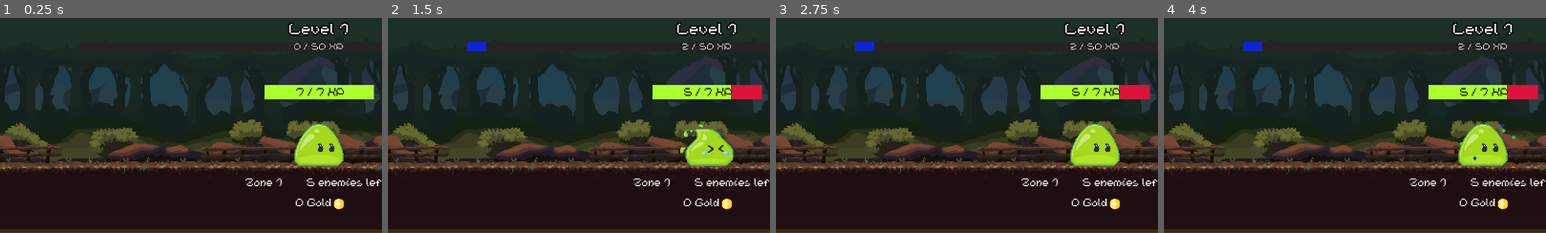
Above: before the commit, frames 1-4 (left to right).
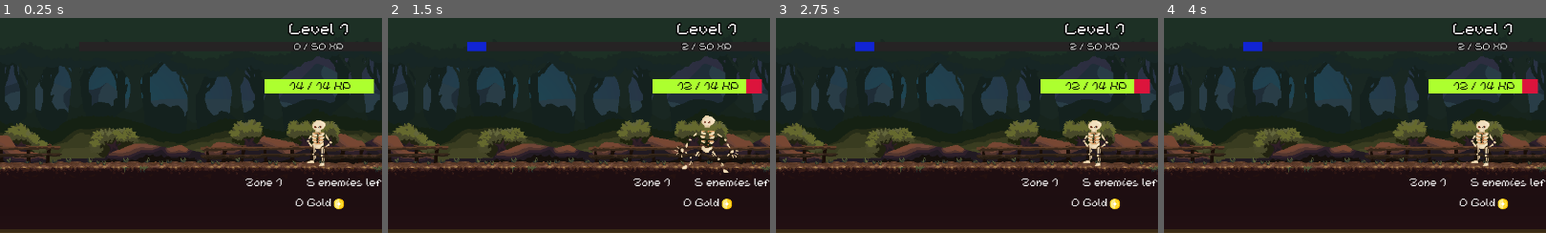
Above: after the commit, the same moments.

Repository: TTTaevas/SwordVenture
Game: Godot game, scene res://scenes/game.tscn
Same seed, same stepped clock (60 frames per second), same inputs: the game is played once before the commit and once after it.
Inputs (mouse positions are % of the whole screen's width and height, from its top left):
- Up to frame 1 (0.25 s): no input
- Up to frame 2 (1.5 s): tap Enter at 0.5 s; move the mouse to (50, 30) at 0.52 s; click (50, 30) at 0.67 s; tap Space at 1.25 s; move the mouse to (30, 55) at 1.27 s; click (30, 55) at 1.42 s
- Up to frame 3 (2.75 s): tap Enter at 2 s; move the mouse to (60, 28) at 2.02 s; click (60, 28) at 2.17 s
- Up to frame 4 (4 s): tap Space at 2.75 s; move the mouse to (45, 70) at 2.77 s; click (45, 70) at 2.92 s; tap Enter at 3.5 s; move the mouse to (80, 65) at 3.52 s; click (80, 65) at 3.67 s
The pictures show only the part of the screen within x 8-58%, y 0-50%; the shares and areas given below are measured in that part.

The runs differ from the first frame. In frame 1, 3.8% of the frame differs, in the area x 69-98%, y 28-69%; in frame 2, 4.0%; in frame 3, 3.9%; in frame 4, 4.0%.

Commit message:
adjustments thanks to amayuii's feedback

Diff:
--- a/scenes/bottom/category.gd
+++ b/scenes/bottom/category.gd
@@ -13,7 +13,9 @@
 		]
 	elif category == "scrolls":
 		var scrolls = find_children("Item*", "", true, false)
-		var levels = scrolls.reduce(func(a, b): return b.level + a.level)
+		var levels = 0
+		for scroll in scrolls:
+			levels += scroll.level
 		scrolls.sort_custom(func(a, b): return b.level < a.level)
 		var s = scrolls[0]
 		$Container/VContainer/Stats.text = "%s
--- a/scenes/bottom/item.gd
+++ b/scenes/bottom/item.gd
@@ -55,21 +55,21 @@
 		$Equip.hide()
 
 	if level < 1:
-		$Price.text = "Buy: %s" % price
+		$Price.text = "Buy: %s" % PlayerVariables.displayNumber(price)
 		if category == "swords":
-			$Stats.text = "Once equipped, it is able to deal %s damage per second!" % dps
+			$Stats.text = "Once equipped, it is able to deal %s damage per second!" % PlayerVariables.displayNumber(dps)
 		else:
 			$Stats.text = ""
 	else:
 		if category == "swords":
 			$Equip.show()
-			$Price.text = "Upgrade: %s" % price
+			$Price.text = "Upgrade: %s" % PlayerVariables.displayNumber(price)
 			$Stats.text = "Does %s dps, will do %s if you upgrade it! Requires Level %s." % [current_dps, dps, (level * level_multi) + 1]
 		elif category == "potions":
-			$Price.text = "New price: %s" % price
+			$Price.text = "New price: %s" % PlayerVariables.displayNumber(price)
 			$Stats.text = "%s left!" % translate_time(duration_left)
 		else:
-			$Price.text = "Buy: %s" % price
+			$Price.text = "Buy: %s" % PlayerVariables.displayNumber(price)
 
 	$Name.position.x = (size.x / 2) - ($Name.size.x / 2)
 	var gs_width = $GoldSprite.texture.get_width() * $GoldSprite.scale.x
--- a/scenes/bottom_screen.gd
+++ b/scenes/bottom_screen.gd
@@ -17,16 +17,28 @@
 	"i_description": "Shines like blood. Is it even made with Ruby?"},
 	{"category": "swords", "price": 3000, "dps": 60, "level_multi": 5, "i_name": "Fire Sword",
 	"i_description": "A magical sword made of fire. Useful to cook some skeletons."},
-	{"category": "swords", "price": 12000, "dps": 150, "level_multi": 6, "i_name": "Sapphire Sword",
+	{"category": "swords", "price": 11037, "dps": 135, "level_multi": 6, "i_name": "Sapphire Sword",
 	"i_description": "Infused with magic, this sword shoots waves."},
-	{"category": "swords", "price": 24000, "dps": 220, "level_multi": 7, "i_name": "Ice Sword",
+	{"category": "swords", "price": 23500, "dps": 240, "level_multi": 7, "i_name": "Ice Sword",
 	"i_description": "Makes the coins your foes turn into become almost too cold to pick up."},
 	{"category": "swords", "price": 40000, "dps": 400, "level_multi": 8, "i_name": "VERY Sharp Sword",
 	"i_description": "Really cool-looking, but its blade is so edgy it renders any sheath useless..."},
 	{"category": "swords", "price": 100000, "dps": 1000, "level_multi": 9, "i_name": "Titan Sword",
 	"i_description": "You stole this sword from a mighty Titan. Well done."},
-	{"category": "swords", "price": 150000, "dps": 1250, "level_multi": 10, "i_name": "Legendary Sword",
+	{"category": "swords", "price": 180000, "dps": 1800, "level_multi": 10, "i_name": "Legendary Sword",
 	"i_description": "Rumoured to be hidden in the Dark Forest's depths, it turns out those rumours were accurate."},
+	{"category": "swords", "price": 200000, "dps": 3000, "level_multi": 37, "i_name": "Spectral Sword",
+	"i_description": "PRACTICALLY UNUPGRADABLE due to its nature, but would it ever need upgrades anyway?"},
+	{"category": "swords", "price": 275000, "dps": 2750, "level_multi": 12, "i_name": "King's Gift",
+	"i_description": "You've defended a kingdom from the Skeleton Army, your heroism did not go unrewarded."},
+	{"category": "swords", "price": 400000, "dps": 5000, "level_multi": 14, "i_name": "Earth Slayer",
+	"i_description": "Said to have been sent from the skies to Earth, thereby scarring the planet."},
+	{"category": "swords", "price": 750000, "dps": 8000, "level_multi": 16, "i_name": "Dwarves' Gem",
+	"i_description": "Forged by the best forgers in the deepest depths of the planet with the best materials."},
+	{"category": "swords", "price": 1400000, "dps": 16000, "level_multi": 18, "i_name": "The Gods' Demise",
+	"i_description": "Specifically created to end the rule of the Gods, once and for all."},
+	{"category": "swords", "price": 3000000, "dps": 40000, "level_multi": 20, "i_name": "Void Blade",
+	"i_description": "It is said to have come from another galaxy and to hold the same power as a black hole."},
 
 	{"category": "scrolls", "price": 200, "i_name": "Sword Wielding",
 	"i_description": "Learn to wield more swords at once!",
@@ -34,6 +46,14 @@
 	{"category": "scrolls", "price": 500, "i_name": "Practicing Smarter",
 	"i_description": "Learn to gain 50% more experience!",
 	"effect": func(): PlayerVariables.xp_effects.push_front(1.5)},
+	{"category": "scrolls", "price": 1250, "i_name": "Strength",
+	"i_description": "Learn to deal 400% more damage when tapping enemies!",
+	"effect": func(): PlayerVariables.tap_effects.push_front(4)},
+	{"category": "scrolls", "price": 1875, "i_name": "Upgrade Easily",
+	"i_description": "Learn to be able to upgrade any sword more easily level-wise!",
+	"effect": func(): for sword in find_children("Item*", "", true, false).filter(func(i): return i.category == "swords"):
+		sword.level_multi = max(1, sword.level_multi - 1)
+		},
 
 	{"category": "potions", "level_to_show": 0, "price": 2000, "duration": 15 * 60, "i_name": "Potion of Experience",
 	"i_description": "Doubles the XP you gain from monsters for 15 minutes!",
@@ -106,7 +126,7 @@
 
 			# Cheat for vertical scrollbar
 			separator_v.name = "Separator_%s-vertical" % cat["name"]
-			separator_v.texture.set_height(50 + (len(filtered_items) * 10))
+			separator_v.texture.set_height(50 + (len(filtered_items) * 12))
 			shop.find_child("VContainer", true, false).add_child(separator_v)
 
 func _process(_delta):
--- a/scenes/pause_screen.gd
+++ b/scenes/pause_screen.gd
@@ -10,7 +10,7 @@
 	"max_equipped_swords", "swords"
 ]
 const items_properties_to_save_and_load = [
-	"i_name", "price", "current_dps", "dps", "level", "equipped", "duration_left"
+	"i_name", "price", "current_dps", "dps", "level", "level_multi", "equipped", "duration_left"
 ]
 
 func _ready():
@@ -126,7 +126,12 @@
 				var item_data = items.filter(func(i): return i.i_name == item.i_name)
 				if len(item_data):
 					item_data = item_data[0]
-					item[prprty] = item_data[prprty]
+					if item_data.get(prprty) != null:
+						item[prprty] = item_data[prprty]
+					else:
+						print("(LOAD_GAME FUNCTION) Property `%s` in %s didn't exist in save file" % [
+							prprty, item_data.i_name
+						])
 
 	return "Welcome back!"
 
--- a/scenes/player_variables.gd
+++ b/scenes/player_variables.gd
@@ -4,6 +4,7 @@
 var game_difficulty := 1.0
 
 var misc_effects = []
+var tap_effects = []
 
 var level := 1
 var experience := 0.0
--- a/scenes/top/enemy.gd
+++ b/scenes/top/enemy.gd
@@ -4,7 +4,7 @@
 signal player_target
 
 var enemy_sprite := {
-	normal = "",
+	standing = "",
 	hurt = "",
 	dead = "",
 	offset = 0,
@@ -45,15 +45,29 @@
 func _ready():
 	if max_health > 0:
 		return
-	var enemies = [
-		{normal = load("res://sprites/enemies/blob.png"), hurt = load("res://sprites/enemies/blobHurt.png"), dead = load("res://sprites/enemies/blobDead.png"),
+
+	var enemies := [
+		{normal = {standing = "res://sprites/enemies/blob.png", hurt = "res://sprites/enemies/blobHurt.png", dead = "res://sprites/enemies/blobDead.png"},
+		shiny = {standing = "res://sprites/enemies/blob-shiny.png", hurt = "res://sprites/enemies/blob-shinyHurt.png", dead = "res://sprites/enemies/blob-shinyDead.png"},
 		offset = 0, collision = createShape(82, 70, 0)},
-		{normal = load("res://sprites/enemies/ghost.png"), hurt = load("res://sprites/enemies/ghostHurt.png"), dead = load("res://sprites/enemies/ghostDead.png"),
-		offset = -20, collision = createShape(76, 96, -2)},
-		{normal = load("res://sprites/enemies/skeleton.png"), hurt = load("res://sprites/enemies/skeletonHurt.png"), dead = load("res://sprites/enemies/skeletonHurt.png"),
-		offset = -10, collision = createShape(42, 77, 10)},
+		{normal = {standing = "res://sprites/enemies/ghost.png", hurt = "res://sprites/enemies/ghostHurt.png", dead = "res://sprites/enemies/ghostDead.png"},
+		shiny = false, offset = -20, collision = createShape(76, 96, -2)},
+		{normal = {standing = "res://sprites/enemies/skeleton.png", hurt = "res://sprites/enemies/skeletonHurt.png", dead = "res://sprites/enemies/skeletonHurt.png"},
+		shiny = false, offset = -10, collision = createShape(42, 77, 10)},
 	]
-	enemy_sprite = enemies.pick_random()
+
+	var enemy = enemies.pick_random()
+	var sprites = enemy.shiny if typeof(enemy.shiny) == TYPE_DICTIONARY and randi() % 4096 == 4095 else enemy.normal
+	for sprite in sprites:
+		sprites[sprite] = load(sprites[sprite])
+
+	enemy_sprite = {
+		standing = sprites.standing,
+		hurt = sprites.hurt,
+		dead = sprites.dead,
+		offset = enemy.offset,
+		collision = enemy.collision,
+	}
 
 	var personalities := ["plain", "coward", "persistent", "caring"]
 	personality = personalities.pick_random()
@@ -77,7 +91,7 @@
 
 	var sprite := Sprite2D.new()
 	sprite.name = "Sprite"
-	sprite.texture = enemy_sprite.normal
+	sprite.texture = enemy_sprite.standing
 	add_child(sprite)
 	add_child(enemy_sprite.collision)
 	global_position = Vector2(-500, 214 + enemy_sprite.offset)
@@ -147,7 +161,9 @@
 		if ev.pressed and mouse_on_sprite and health > 0 and not fleeing:
 			$SoundHit.play()
 			player_target.emit(self)
-			health -= PlayerVariables.level
+
+			var effects = PlayerVariables.tap_effects.reduce(func(a, b): return a + b)
+			health -= PlayerVariables.level * (effects if effects else 1)
 			if "Envy's Blood" in PlayerVariables.misc_effects:
 				health -= floor(PlayerVariables.gold * 0.01)
 			PlayerVariables.gain_experience(max(1, floor(1 * (max_health / 25))))
@@ -158,7 +174,7 @@
 
 			await get_tree().create_timer(0.2).timeout
 			if click_time == latest_click and health > 0 and not fleeing and not fled_once:
-				$Sprite.texture = enemy_sprite.get("normal")
+				$Sprite.texture = enemy_sprite.get("standing")
 
 func heal(enemy: Area2D, amount: int):
 	healing = true
Not shown, changed: export_presets.cfg
Binary file added: sprites/enemies/blob-shiny.png
Not shown, added: sprites/enemies/blob-shiny.png.import
Binary file added: sprites/enemies/blob-shinyDead.png
Not shown, added: sprites/enemies/blob-shinyDead.png.import
Binary file added: sprites/enemies/blob-shinyHurt.png
Not shown, added: sprites/enemies/blob-shinyHurt.png.import
